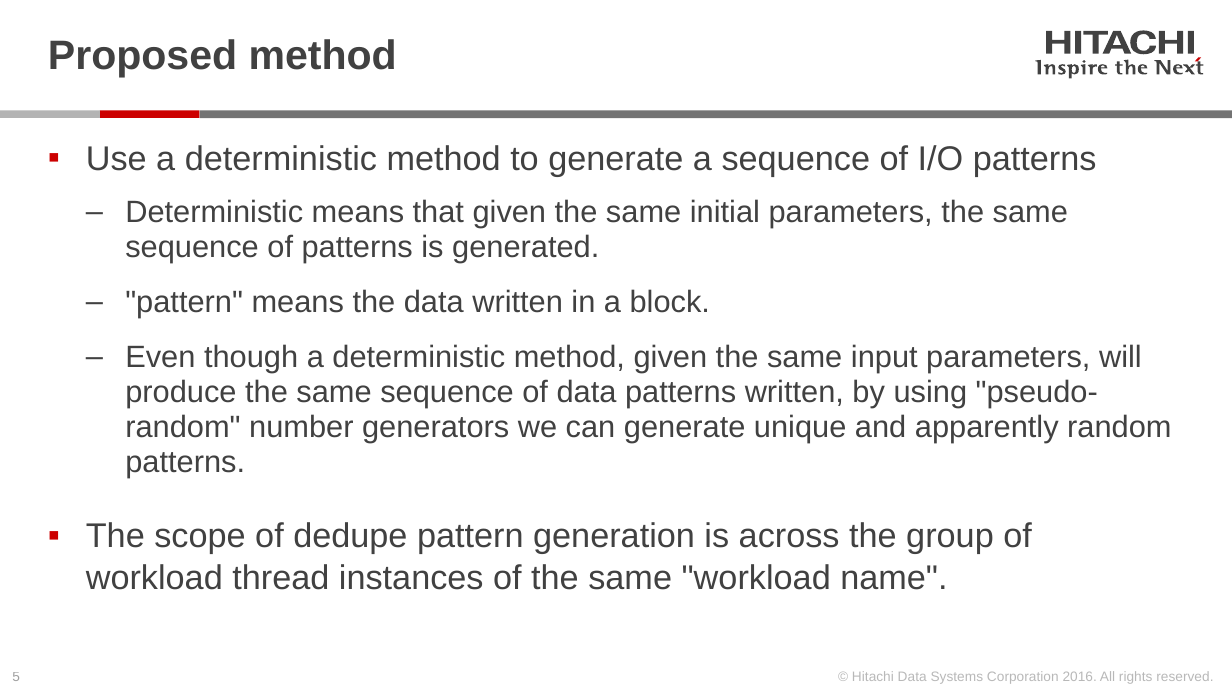
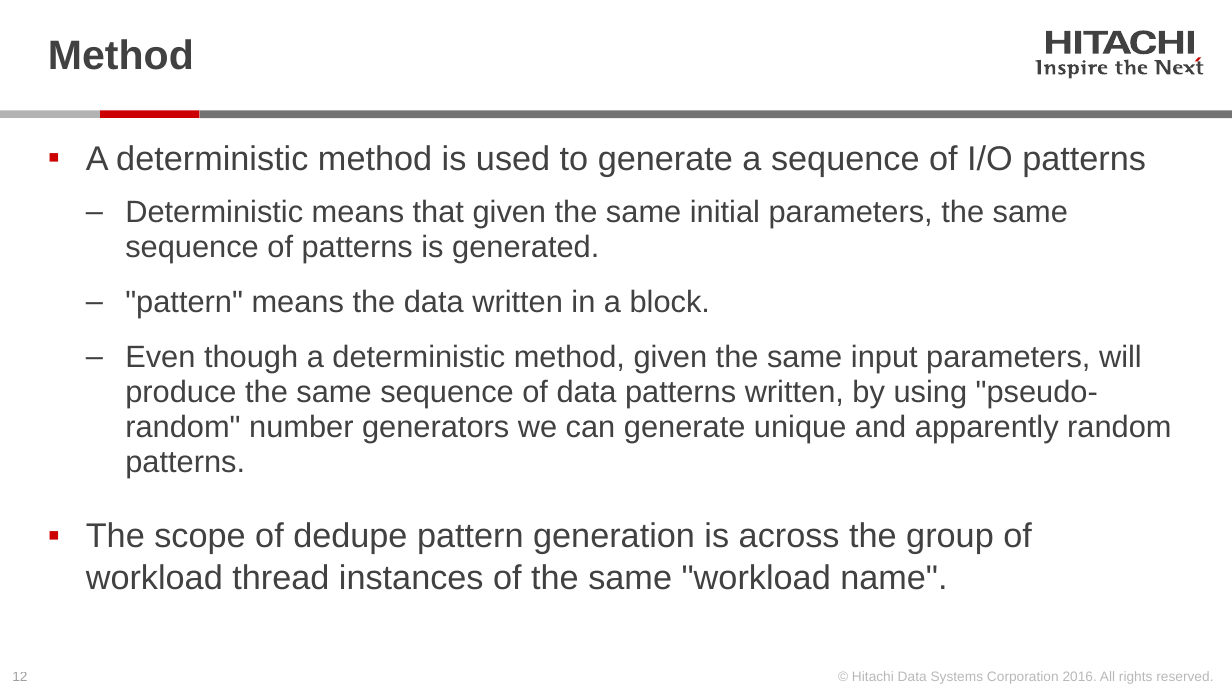
Before and after one commit to Hitachi-Data-Systems/ivy, a slide deck: slide 12 of doc/ivy_dedupe_compression.pptx (slide 5 before the commit). Drawn at 1232x693 pixels with LibreOffice and Linux fonts; fonts in the diff are those of the drawing. Boxes give left, top, right and bottom in pixels: in the first picture for what was removed or moved away, otherwise in the second. Text is boxed around its words. In the diff, an @@ line names an element or a change of style, - is before the commit and + after.

```diff
--- a/doc/ivy_dedupe_compression.pptx
+++ b/doc/ivy_dedupe_compression.pptx
@@ title at bbox=[48, 39, 194, 70]: text changed @@
-Proposed method
+Method
@@ text at bbox=[86, 145, 1146, 177]: text changed @@
-▪ Use a deterministic method to generate a sequence of I/O patterns
+▪ A deterministic method is used to generate a sequence of I/O patterns
@@ page number at bbox=[12, 672, 27, 681]: text changed @@
-5
+12
```
Also in this commit, not shown: 7 other slides changed, 1 slide added, 4 other files.
